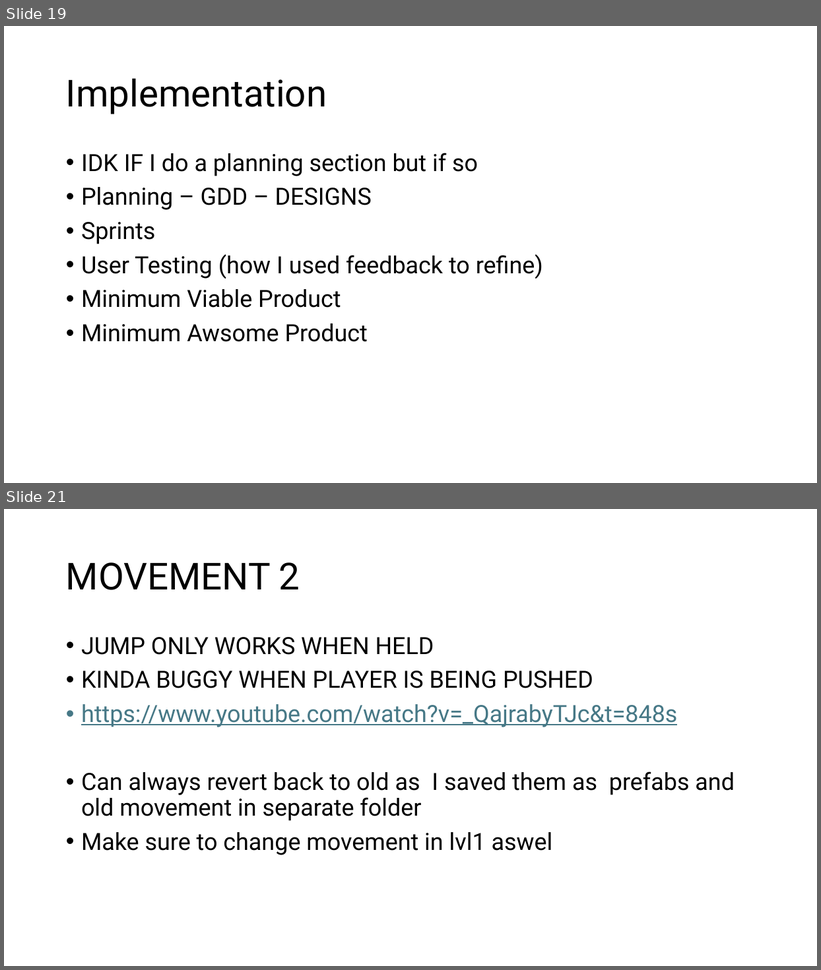
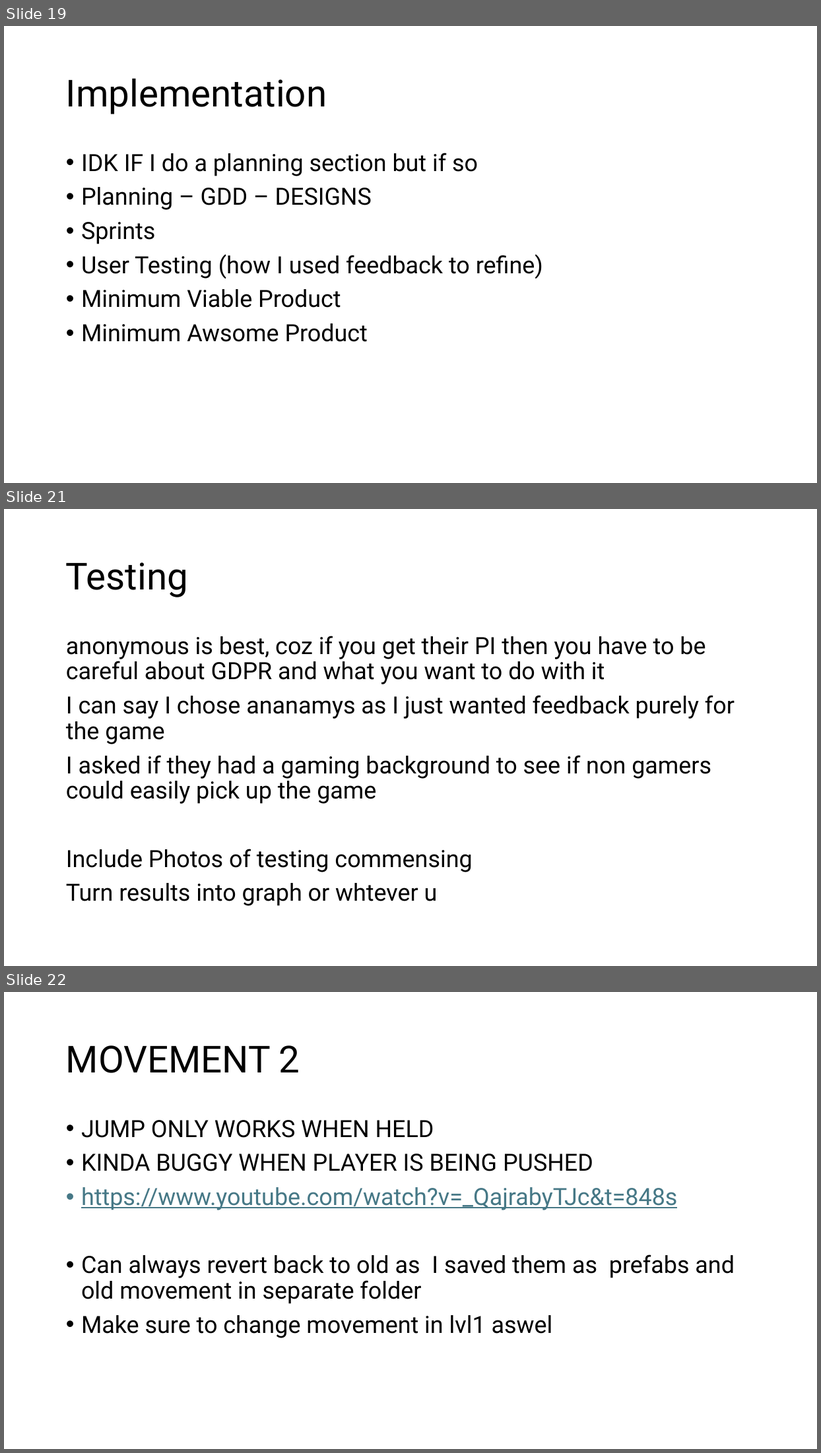
Before and after one commit to Mdot5596/Timeline-Takedown, a slide deck: Documentation/Report/Documentationofstuff.pptx. Shown one above the other, each under a label of ours: slides 19 and 21 before the commit, slides 19, 21 and 22 after it; the slides between them are not shown. The pictures are 821x970 and 821x1453 pixels, drawn with LibreOffice and Linux fonts; fonts in the diff are those of the drawing. Boxes give left, top, right and bottom in pixels: in the first picture for what was removed or moved away, otherwise in the second. Text is boxed around its words. In the diff, an @@ line names an element or a change of style, - is before the commit and + after.

Commit message:
User Testing more organsided and started to sort out feedback in a spreadsheet

```diff
--- a/Documentation/Report/Documentationofstuff.pptx
+++ b/Documentation/Report/Documentationofstuff.pptx
@@ slide 21 added at (4,509,817,966), background #FFFFFF @@
@@ title added at (66,562,188,597), 44 pt, text #000000 @@
+Testing
@@ text added at (66,636,735,906), 28 pt, text #000000 @@
+anonymous is best, coz if you get their PI then you have to be careful about GDPR and what you want to do with it
+I can say I chose ananamys as I just wanted feedback purely for the game
+I asked if they had a gaming background to see if non gamers could easily pick up the game
+Include Photos of testing commensing
+Turn results into graph or whtever u
@@ what was slide 21 is now slide 22 @@
```
Also in this commit, not shown: 1 slide changed, 4 other files.
